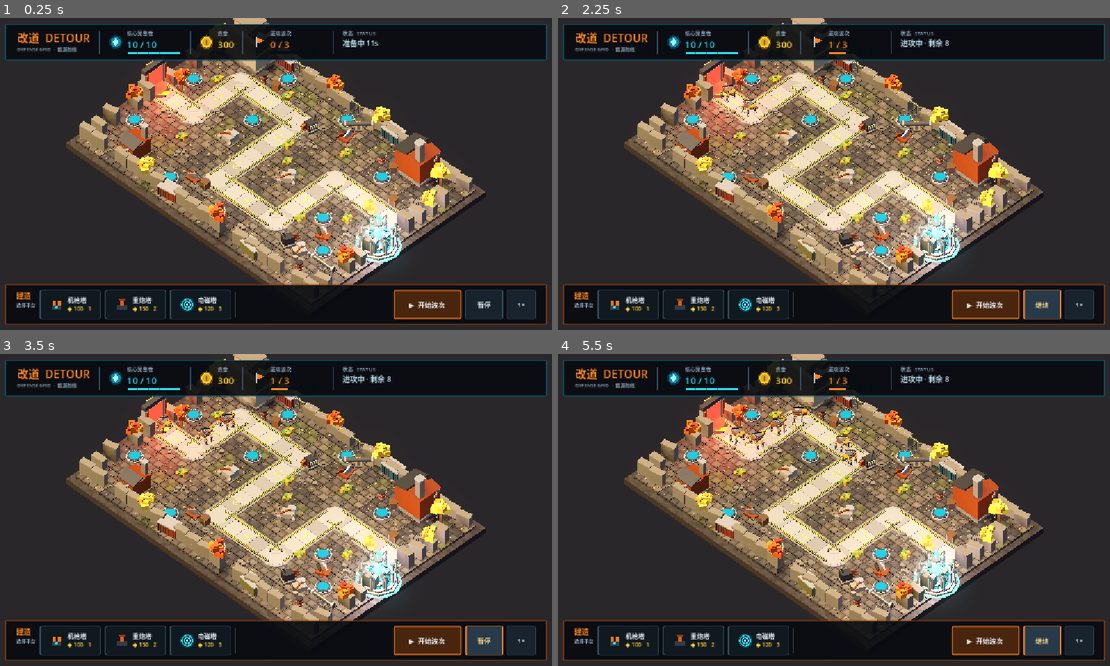
Above: before the commit, frames 1-4 (two rows, left to right).
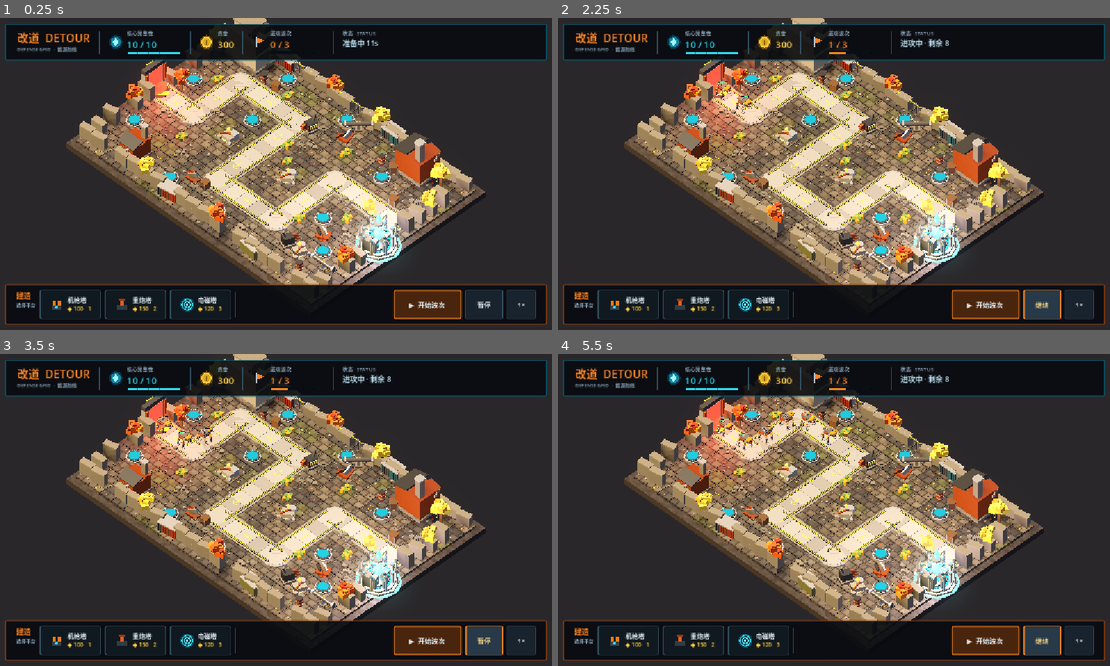
Above: after the commit, the same moments.

Repository: C2006L/-DETOUR
Game: Godot game, scene res://main.tscn
The game is run twice, just before and just after one commit, with the same random seed, the same clock (stepped at 60 frames per second) and the same inputs.
Inputs:
- Up to frame 1 (0.25 s): no input
- Up to frame 2 (2.25 s): click "▶ 开始波次" at 0.5 s; click "▶ 开始波次" at 1.25 s; click "暂停" at 2 s
- Up to frame 3 (3.5 s): click "继续" at 2.75 s
- Up to frame 4 (5.5 s): click "1×" at 3.5 s; click "2×" at 4.25 s; click "暂停" at 5 s

The runs differ from the first frame. In frame 1, less than 0.1% of the frame differs, in the area x 40-56%, y 23-77%; in frame 2, 0.3%; in frame 3, 0.4%; in frame 4, 1.0%, in the area x 28-71%, y 14-77%.

Commit message:
V0.3.1 stability fixes
Pause: logic nodes explicitly PAUSABLE so get_tree().paused freezes enemies/towers/projectiles/world while UI stays interactive. Tesla: XZ-plane range/hit detection instead of 3D overlap. Muzzle: align head yaw and bullet long axis to target direction. Economy: guard duplicate enemy death events; record correct upgrade cost for refunds. Rubble: remove freed nodes from list to fix click-freeze; add removable markers + hover highlight. HP bar: unshaded material and correct layer order so血量可见.

Diff:
--- a/scripts/detour_enemy.gd
+++ b/scripts/detour_enemy.gd
@@ -25,7 +25,25 @@
 var _flash_timer: float = 0.0
 var path_manager: PathManager
 
+# 血条专用 unshaded 材质缓存：不受场景光照影响，避免暗场景把血量压成黑色
+static var _hp_bar_mats: Dictionary = {}
+
+static func _hp_bar_mat(color: Color) -> StandardMaterial3D:
+	var key := color.to_html()
+	if _hp_bar_mats.has(key):
+		return _hp_bar_mats[key]
+	var m := StandardMaterial3D.new()
+	m.shading_mode = BaseMaterial3D.SHADING_MODE_UNSHADED
+	m.albedo_color = color
+	m.emission_enabled = true
+	m.emission = color
+	m.emission_energy_multiplier = 0.35
+	_hp_bar_mats[key] = m
+	return m
+
 func setup(type: String, points: Array[Vector3], manager: PathManager) -> void:
+	# 暂停时冻结移动/动画；根节点 main 为 ALWAYS，子节点需显式声明 PAUSABLE
+	process_mode = Node.PROCESS_MODE_PAUSABLE
 	enemy_type = type
 	path = points.duplicate()
 	path_manager = manager
@@ -64,14 +82,16 @@
 	var bgm := BoxMesh.new()
 	bgm.size = Vector3(0.60, 0.08, 0.02)
 	bg.mesh = bgm
-	bg.material_override = VoxelFactory.get_mat(Color(0.08, 0.09, 0.10))
+	# 深色底衬：仍用 unshaded，保证暗场景里也能看清血条轮廓
+	bg.material_override = _hp_bar_mat(Color(0.06, 0.07, 0.09))
 	hp_bar.add_child(bg)
 	hp_fill = MeshInstance3D.new()
 	var fm := BoxMesh.new()
-	fm.size = Vector3(0.56, 0.05, 0.03)
+	fm.size = Vector3(0.56, 0.05, 0.02)
 	hp_fill.mesh = fm
-	hp_fill.material_override = VoxelFactory.get_mat(Color(0.30, 0.90, 0.45), 0.4)
-	hp_fill.position.z = -0.01
+	hp_fill.material_override = _hp_bar_mat(Color(0.30, 0.92, 0.46))
+	# 填充必须位于底衬【朝向相机】的一侧（局部 +Z），否则会被底衬完全遮住显示为黑色
+	hp_fill.position.z = 0.02
 	hp_bar.add_child(hp_fill)
 
 func _physics_process(delta: float) -> void:
@@ -113,14 +133,18 @@
 	slow_timer = maxf(slow_timer, duration)
 
 func take_damage(amount: float) -> void:
+	# 已死亡敌人不再结算，避免同帧多发子弹/溅射重复触发 died 信号
+	# （重复发信号会重复发放金币与击杀计数）
+	if hp <= 0.0:
+		return
 	hp -= amount
 	_flash_timer = 0.10
 	model.scale = Vector3(1.12, 0.90, 1.12)
 	var ratio := clampf(hp / maxf(max_hp, 0.001), 0.0, 1.0)
 	hp_fill.scale.x = ratio
 	hp_fill.position.x = -(1.0 - ratio) * 0.28
-	hp_fill.material_override = VoxelFactory.get_mat(
-		Color(0.30, 0.90, 0.45) if ratio > 0.4 else Color(0.95, 0.30, 0.20), 0.4)
+	hp_fill.material_override = _hp_bar_mat(
+		Color(0.30, 0.92, 0.46) if ratio > 0.4 else Color(0.95, 0.30, 0.20))
 	if hp <= 0.0:
 		died.emit(self)
 
--- a/scripts/detour_main.gd
+++ b/scripts/detour_main.gd
@@ -24,6 +24,7 @@
 var _kills: int = 0
 var _elapsed: float = 0.0
 var _core_pulse: float = 0.0
+var _hover_rubble: Node3D = null
 
 func _ready() -> void:
 	process_mode = Node.PROCESS_MODE_ALWAYS
@@ -34,6 +35,8 @@
 	world = DetourWorld.new()
 	world.name = "World"
 	add_child(world)
+	# 暂停时冻结核心脉动/灯光动画：渲染照常，仅动画时间停止，恢复后无跳变
+	world.process_mode = Node.PROCESS_MODE_PAUSABLE
 	world.build(path_manager)
 
 	ui = DetourUI.new()
@@ -67,6 +70,28 @@
 			_finish_wave()
 
 	_refresh_hud()
+	_update_rubble_hover()
+
+# ------------------------------------------------------------
+# 悬停到可拆废墟时高亮警示标记，并在状态栏给出提示（纯视觉，不改数值）
+func _update_rubble_hover() -> void:
+	var ground := _screen_to_ground(get_viewport().get_mouse_position())
+	var hit: Node3D = null
+	if ground != Vector3.INF:
+		hit = _rubble_near(ground)
+	if hit != _hover_rubble:
+		if is_instance_valid(_hover_rubble):
+			_set_rubble_highlight(_hover_rubble, false)
+		_hover_rubble = hit
+		if is_instance_valid(hit):
+			_set_rubble_highlight(hit, true)
+	if is_instance_valid(hit):
+		ui.lbl_status.text = "可拆除废墟 · 点击 +20 金"
+
+func _set_rubble_highlight(node: Node3D, on: bool) -> void:
+	var mark := node.get_node_or_null("Mark")
+	if mark:
+		mark.scale = Vector3.ONE * (1.45 if on else 1.0)
 
 # ------------------------------------------------------------
 func _tick_spawns(delta: float) -> void:
@@ -191,6 +216,12 @@
 
 func _rubble_near(pos: Vector3) -> Node3D:
 	for r in world.rubble_nodes:
+		# 已拆除的节点会在 Tween 完成后释放，数组里可能残留失效引用；
+		# 跳过它们，避免访问 global_position 抛错中断整个输入处理链
+		if not is_instance_valid(r):
+			continue
+		if r.has_meta("clearing"):
+			continue
 		if r.global_position.distance_to(pos) < 0.70:
 			return r
 	return null
@@ -241,10 +272,14 @@
 	_refresh_hud()
 
 func _try_clear_rubble(node: Node3D) -> void:
-	var idx := int(node.get_meta("rubble_index"))
-	if node.has_meta("clearing"):
+	if not is_instance_valid(node) or node.has_meta("clearing"):
 		return
 	node.set_meta("clearing", true)
+	# 立即移出可交互列表：否则 Tween 释放节点后数组残留失效引用，
+	# 后续点击在 _rubble_near 中访问 global_position 抛错，中断整个输入链（表现为点击无响应）
+	world.rubble_nodes.erase(node)
+	if _hover_rubble == node:
+		_hover_rubble = null
 	gold += 20
 	spawn_explosion(node.global_position, false)
 	_show_toast("废墟拆除 · +20 金")
--- a/scripts/detour_models.gd
+++ b/scripts/detour_models.gd
@@ -464,4 +464,13 @@
 	VF.pbox(root, "Chunk1", Vector3(0.26, 0.20, 0.24), Vector3(-0.44, 0.10, 0.36), "stone", STONE)
 	VF.pbox(root, "Chunk2", Vector3(0.20, 0.16, 0.20), Vector3(0.42, 0.08, 0.38), "darkmetal")
 	VF.pbox(root, "Hazard", Vector3(0.50, 0.03, 0.10), Vector3(-0.06, 0.47, 0.10), "hazard", Color.WHITE).rotation.y = 0.5
-	return root
+	# 可拆警示标记：地面上方的发光菱形 + 底座警示圈，作为"可拆除"的常驻标识。
+	# 逻辑层通过节点名 Mark 做 hover 高亮（只改缩放/自发光，不改共享材质）。
+	var mark := Node3D.new()
+	mark.name = "Mark"
+	root.add_child(mark)
+	var gem := VF.pocta(mark, "Gem", 0.13, 0.19, Vector3(0, 0.80, 0), "plain", ORANGE, 1.8)
+	gem.cast_shadow = GeometryInstance3D.SHADOW_CASTING_SETTING_OFF
+	var ring := VF.pcyl(mark, "Ring", 0.44, 0.025, Vector3(0, 0.035, 0), "hazard", Color.WHITE, 0.35, 12)
+	ring.cast_shadow = GeometryInstance3D.SHADOW_CASTING_SETTING_OFF
+	return root
--- a/scripts/detour_projectile.gd
+++ b/scripts/detour_projectile.gd
@@ -9,8 +9,11 @@
 var is_shell: bool = false
 var mesh_node: MeshInstance3D
 var life: float = 3.0
+var _roll: float = 0.0
 
 func setup(t: DetourEnemy, spd: float, dmg: float, spl: float, ref: Node, shell: bool) -> void:
+	# 暂停时冻结子弹飞行；根节点 main 为 ALWAYS，子节点需显式声明 PAUSABLE
+	process_mode = Node.PROCESS_MODE_PAUSABLE
 	target = t
 	speed = spd
 	damage = dmg
@@ -52,12 +55,17 @@
 		return
 	var aim := target.global_position + Vector3(0, 0.42 if target.enemy_type == "scout" else 0.85, 0)
 	var offset := aim - global_position
+	var dir := offset.normalized()
 	if offset.length() < speed * delta + 0.12:
 		impact(aim)
 		return
-	global_position += offset.normalized() * speed * delta
-	mesh_node.rotation.x += delta * 14.0
-	mesh_node.rotation.y += delta * 9.0
+	global_position += dir * speed * delta
+	# 让子弹长轴（局部 -Z）指向实际飞行方向，与炮口朝向一致；
+	# 翻滚仅作为绕飞行轴的自转，不再改变飞行朝向
+	if is_instance_valid(mesh_node):
+		mesh_node.look_at(global_position + dir, Vector3.UP)
+		_roll += delta * 14.0
+		mesh_node.rotate_object_local(Vector3.FORWARD, _roll)
 
 func impact(at: Vector3) -> void:
 	if splash > 0.0:
--- a/scripts/detour_tower.gd
+++ b/scripts/detour_tower.gd
@@ -22,6 +22,8 @@
 var _spin: float = 0.0
 
 func setup(type: String, slot: int, ref: Node) -> void:
+	# 暂停时冻结索敌/冷却/旋转；根节点 main 为 ALWAYS，子节点需显式声明 PAUSABLE
+	process_mode = Node.PROCESS_MODE_PAUSABLE
 	tower_type = type
 	slot_index = slot
 	main_ref = ref
@@ -67,33 +69,52 @@
 	if target == null:
 		return
 	if head:
-		var to := target.global_position - head.global_position
-		var yaw := atan2(-to.x, -to.z)
+		var yaw := _yaw_to(target.global_position)
 		head.rotation.y = lerp_angle(head.rotation.y, yaw, clampf(delta * 9.0, 0.0, 1.0))
 	if cooldown <= 0.0:
 		_fire(target)
 		cooldown = interval / float(DetourConfig.UPGRADE_RATE_MULT[level - 1])
 
+# 统一的水平面朝向计算：模型正面为 -Z，故绕 Y 的 yaw = atan2(-dx, -dz)。
+# 忽略 Y（高度差），确保炮口旋转与子弹飞行都基于同一个 XZ 平面方向。
+func _yaw_to(world_pos: Vector3) -> float:
+	var from := head.global_position if head else global_position
+	var dx := world_pos.x - from.x
+	var dz := world_pos.z - from.z
+	return atan2(-dx, -dz)
+
+# 地图铺在 XZ 平面，Y 是高度。索敌/范围判定一律用 XZ 平面距离，
+# 避免把 3D 球体或 Z 轴当成平面造成误判；半径与数值保持 C.TOWERS 原样。
+func _in_range(e: DetourEnemy) -> bool:
+	var dx := e.global_position.x - global_position.x
+	var dz := e.global_position.z - global_position.z
+	return dx * dx + dz * dz <= range * range
+
 func _find_target() -> DetourEnemy:
 	var best: DetourEnemy = null
 	var best_progress := -1.0
-	for body in detection.get_overlapping_bodies():
-		if body is DetourEnemy and body.hp > 0.0:
-			var e := body as DetourEnemy
-			if e.progress > best_progress:
-				best = e
-				best_progress = e.progress
+	for e in main_ref.enemies:
+		if not is_instance_valid(e) or e.hp <= 0.0:
+			continue
+		if _in_range(e) and e.progress > best_progress:
+			best = e
+			best_progress = e.progress
 	return best
 
 func _fire(target: DetourEnemy) -> void:
 	if tower_type == "tesla":
-		for body in detection.get_overlapping_bodies():
-			if body is DetourEnemy and body.hp > 0.0:
-				var e := body as DetourEnemy
+		# 电磁塔为范围伤害，同样按 XZ 平面判定命中，不依赖 3D 重叠体
+		for e in main_ref.enemies:
+			if is_instance_valid(e) and e.hp > 0.0 and _in_range(e):
 				e.apply_slow(slow, slow_duration)
 				e.take_damage(damage * float(DetourConfig.UPGRADE_DAMAGE_MULT[level - 1]))
 		main_ref.spawn_tesla_effect(global_position, range)
 		return
+	# 开火瞬间把炮口精确对准目标（跳过 lerp 中间态），使炮口节点朝向、
+	# 炮口生成点与子弹速度方向指向同一目标方向
+	if head:
+		head.rotation.y = _yaw_to(target.global_position)
+		head.force_update_transform()
 	var scene := preload("res://scripts/detour_projectile.gd")
 	var origin := global_position + Vector3(0, 0.85, 0)
 	if tower_type == "minigun":
@@ -123,8 +144,10 @@
 func upgrade() -> bool:
 	if level >= 3:
 		return false
+	# 先取当前等级的升级费用再加级：加级后 upgrade_cost() 返回的是下一级价格
+	var cost := upgrade_cost()
 	level += 1
-	invested += upgrade_cost()
+	invested += cost
 	model.scale = Vector3.ONE * (1.0 + float(level - 1) * 0.07)
 	if level == 3:
 		var badge := MeshInstance3D.new()
